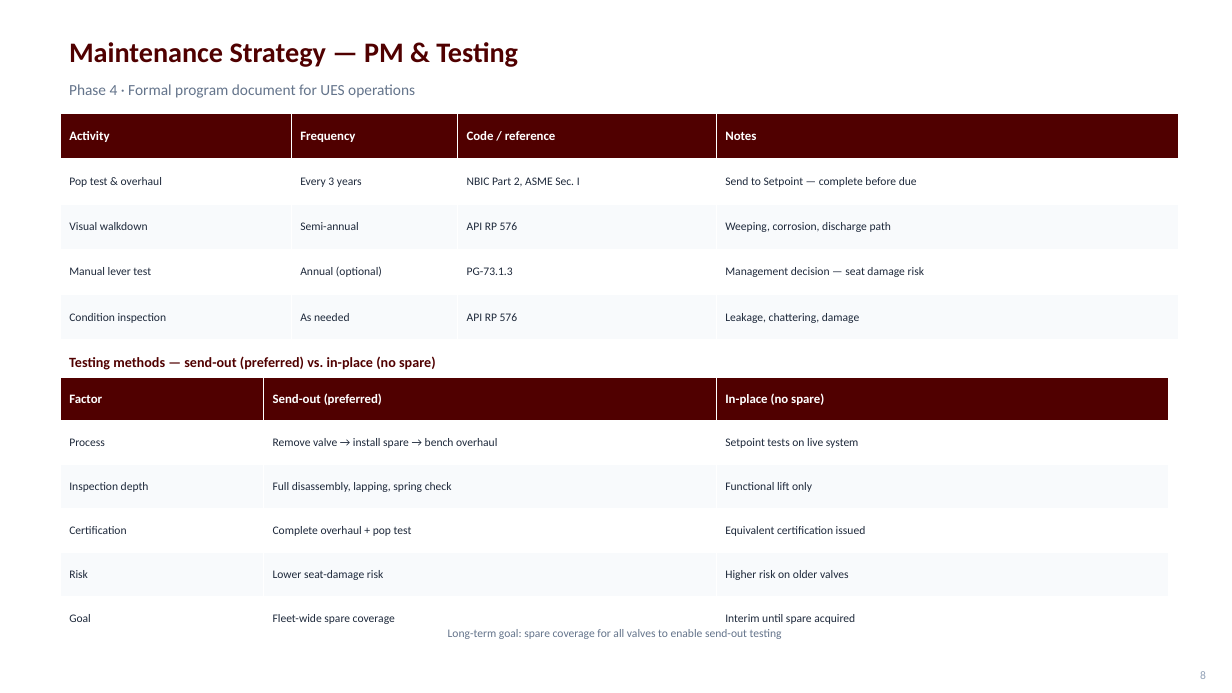
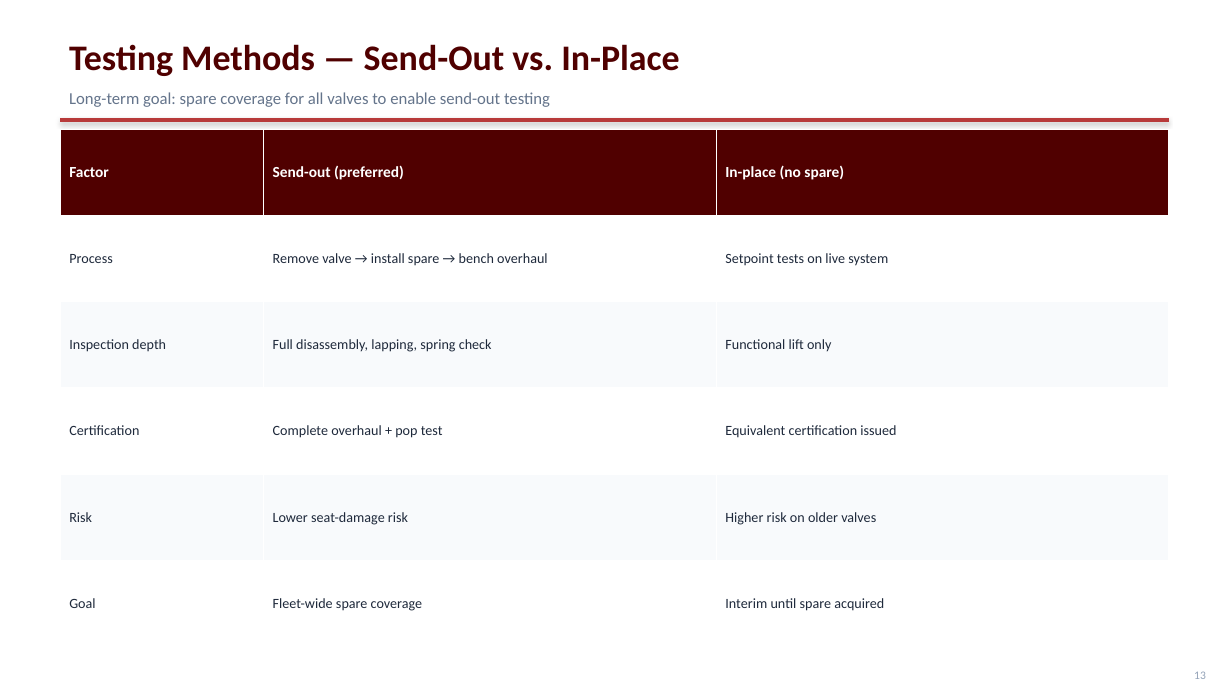
Before and after one commit to stavan12-a11y/PSV-Compliance-Tracking-Dashboard, a slide deck: slide 14 of docs/presentation/UES-Steam-Safety-Program.pptx (slide 9 before the commit). Drawn at 1232x693 pixels with LibreOffice and Linux fonts; fonts in the diff are those of the drawing. Boxes give left, top, right and bottom in pixels: in the first picture for what was removed or moved away, otherwise in the second. Text is boxed around its words. In the diff, an @@ line names an element or a change of style, - is before the commit and + after.

```diff
--- a/docs/presentation/UES-Steam-Safety-Program.pptx
+++ b/docs/presentation/UES-Steam-Safety-Program.pptx
@@ text at (x1=69, y1=44, x2=680, y2=76): text changed; size 11 to 28 pt @@
-Testing methods — send-out (preferred) vs. in-place (no spare)
+Testing Methods — Send-Out vs. In-Place
@@ text removed at (x1=69, y1=42, x2=518, y2=67) @@
-Maintenance Strategy — PM & Testing
@@ text "Long-term goal: spare coverage for ..." moved from (x1=448, y1=629, x2=782, y2=639) to (x1=69, y1=92, x2=550, y2=107) @@
@@ text "Long-term goal: spare coverage for ..." at (x1=69, y1=92, x2=550, y2=107): size 9 to 13 pt; alignment centre to left @@
@@ text removed at (x1=69, y1=84, x2=415, y2=98) @@
-Phase 4 · Formal program document for UES operations
@@ table removed at (x1=60, y1=114, x2=1178, y2=340), 5 rows, 4 columns @@
-Activity | Frequency | Code / reference | Notes
-Pop test & overhaul | Every 3 years | NBIC Part 2, ASME Sec. I | Send to Setpoint — complete before due
-Visual walkdown | Semi-annual | API RP 576 | Weeping, corrosion, discharge path
-Manual lever test | Annual (optional) | PG-73.1.3 | Management decision — seat damage risk
-Condition inspection | As needed | API RP 576 | Leakage, chattering, damage
@@ rectangle added at (x1=60, y1=118, x2=1169, y2=122), fill #B83A3A @@
@@ table at (x1=60, y1=129, x2=1169, y2=647) @@
@@ size 10 to 12 pt in "Factor", "Send-out (preferred)", "In-place (no spare)" @@
@@ size 9 to 11 pt in "Process", "Remove valve → install spare → bench ...", "Setpoint tests on live system", "Inspection depth" and 11 more places @@
@@ table resized from (x1=60, y1=377, x2=1169, y2=640) to (x1=60, y1=129, x2=1169, y2=647) @@
@@ text at (x1=1194, y1=671, x2=1206, y2=679): text changed @@
-8
+13
```
Also in this commit, not shown: 10 other slides changed, 7 slides added, 2 other files.
